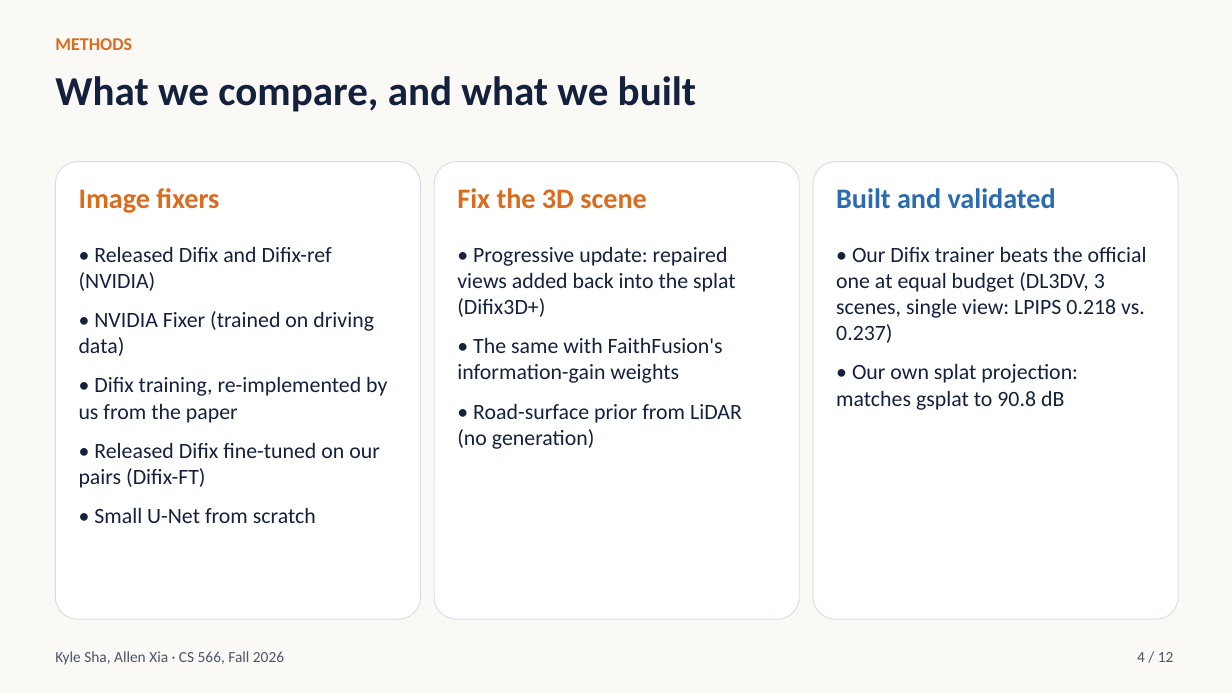
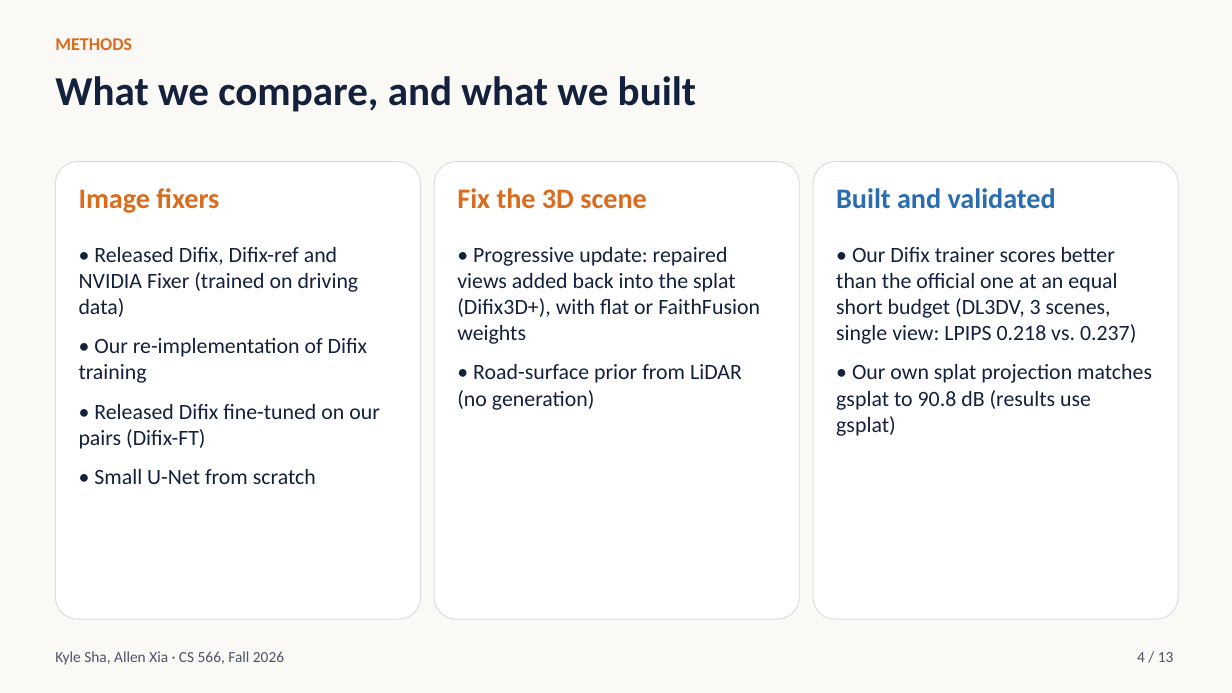
Before and after one commit to ksha23/cs566-drive-sim, a slide deck: slide 4 of docs/cs566_drive_sim_talk.pptx. Drawn at 1232x693 pixels with LibreOffice and Linux fonts; fonts in the diff are those of the drawing. Boxes give left, top, right and bottom in pixels: in the first picture for what was removed or moved away, otherwise in the second. Text is boxed around its words. In the diff, an @@ line names an element or a change of style, - is before the commit and + after.

```diff
--- a/docs/cs566_drive_sim_talk.pptx
+++ b/docs/cs566_drive_sim_talk.pptx
@@ text at [79,247,367,383]: text changed @@
-• Released Difix and Difix-ref (NVIDIA)
-• NVIDIA Fixer (trained on driving data)
-• Difix training, re-implemented by us from the paper
+• Released Difix, Difix-ref and NVIDIA Fixer (trained on driving data)
+• Our re-implementation of Difix training
@@ text at [457,247,760,344]: text changed @@
-• Progressive update: repaired views added back into the splat (Difix3D+)
-• The same with FaithFusion's information-gain weights
+• Progressive update: repaired views added back into the splat (Difix3D+), with flat or FaithFusion weights
@@ text at [836,247,1152,436]: text changed @@
-• Our Difix trainer beats the official one at equal budget (DL3DV, 3 scenes, single view: LPIPS 0.218 vs. 0.237)
-• Our own splat projection: matches gsplat to 90.8 dB
+• Our Difix trainer scores better than the official one at an equal short budget (DL3DV, 3 scenes, single view: LPIPS 0.218 vs. 0.237)
+• Our own splat projection matches gsplat to 90.8 dB (results use gsplat)
@@ text at [1137,652,1174,662]: text changed @@
-4 / 12
+4 / 13
```
Also in this commit, not shown: 11 other slides changed, 1 slide added, 5 other files.
